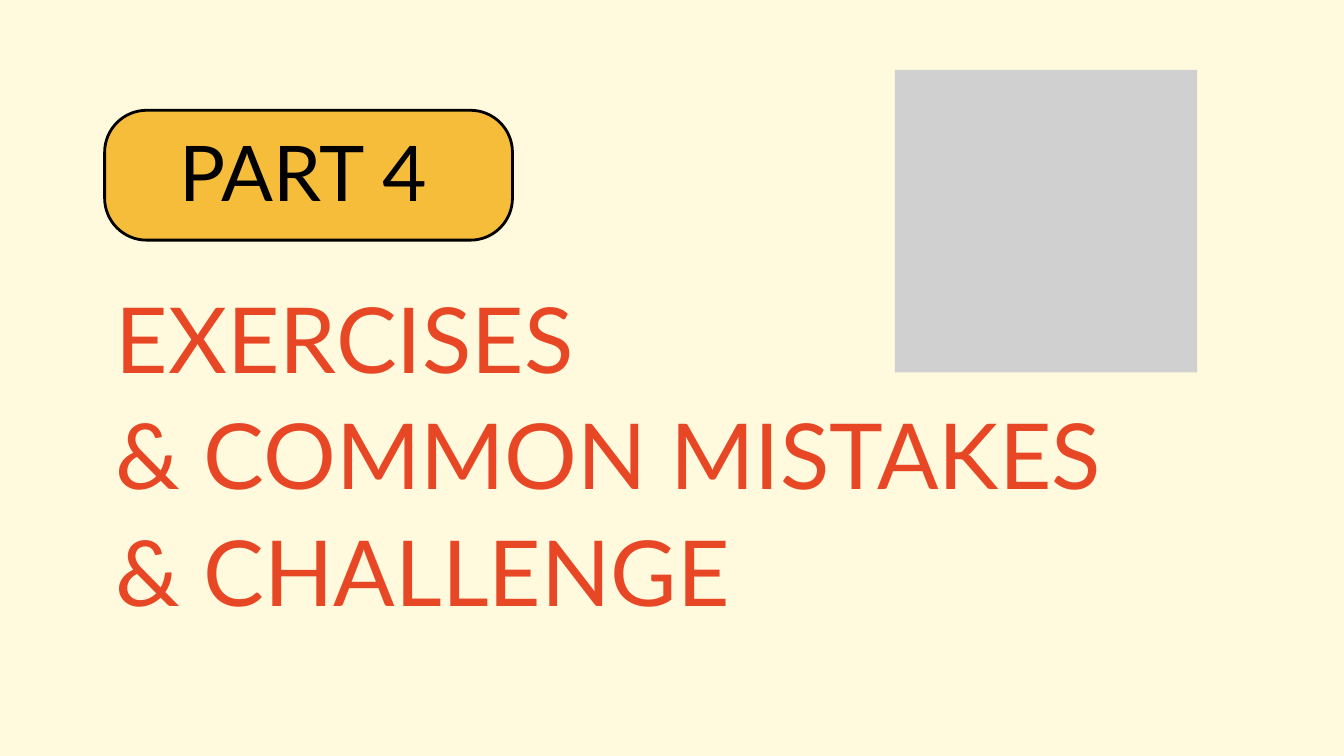
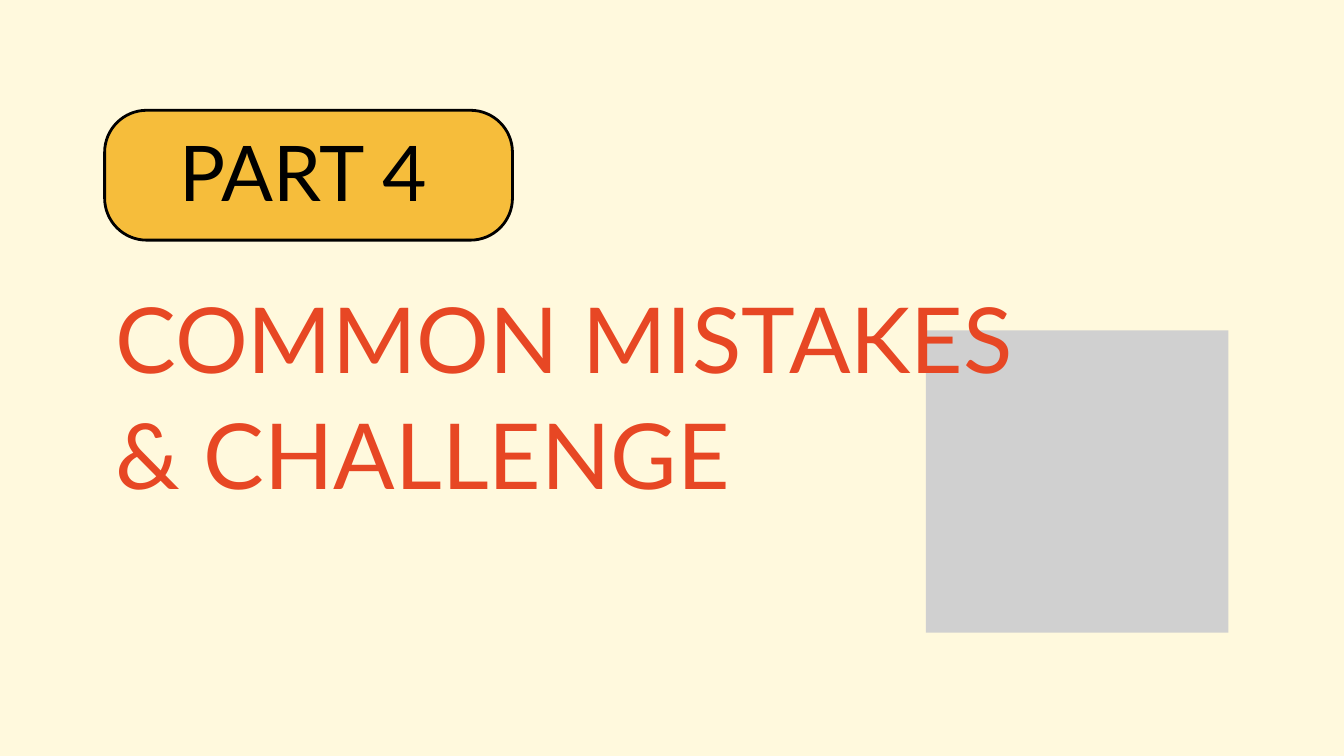
Before and after one commit to 670710143/rust-tutorial-2569, a slide deck: slide 45 of 09-enums-pattern-matching/Presentation/กลุ่มที่ 9 - Enums & Pattern Matching.pptx (slide 42 before the commit). Drawn at 1344x756 pixels with LibreOffice and Linux fonts; fonts in the diff are those of the drawing; grey boxes stand for pictures. Boxes give left, top, right and bottom in pixels: in the first picture for what was removed or moved away, otherwise in the second. Text is boxed around its words. In the diff, an @@ line names an element or a change of style, - is before the commit and + after.

```diff
--- a/09-enums-pattern-matching/Presentation/กลุ่มที่ 9 - Enums & Pattern Matching.pptx
+++ b/09-enums-pattern-matching/Presentation/กลุ่มที่ 9 - Enums & Pattern Matching.pptx
@@ text at (116, 307, 1012, 389): text changed @@
-EXERCISES
-& COMMON MISTAKES
+COMMON MISTAKES
@@ picture: place and size @@
-picture at (895, 70, 1198, 372)
+picture at (926, 331, 1228, 633)
```
Also in this commit, not shown: 18 other slides changed, 4 slides added, 5 slides removed.
